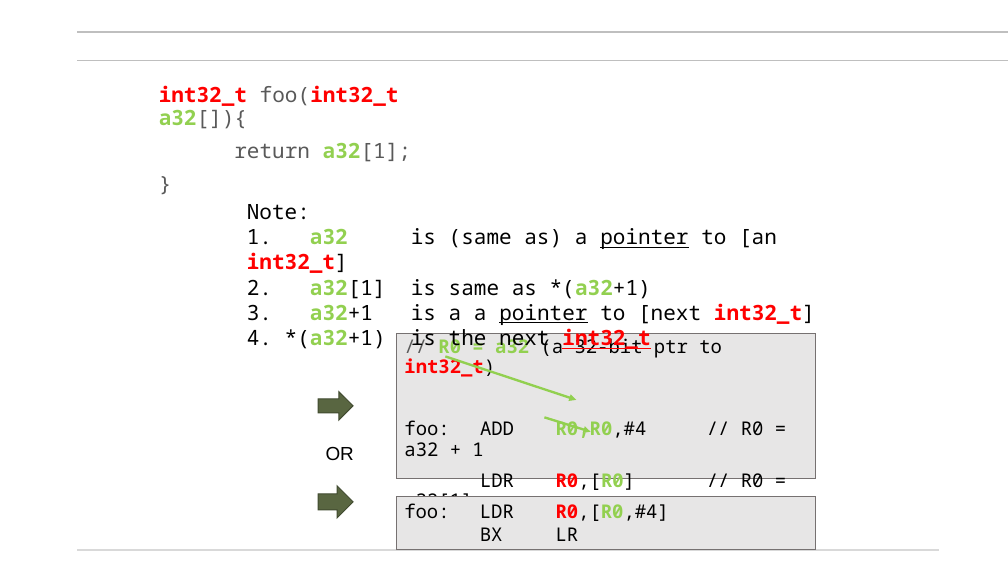
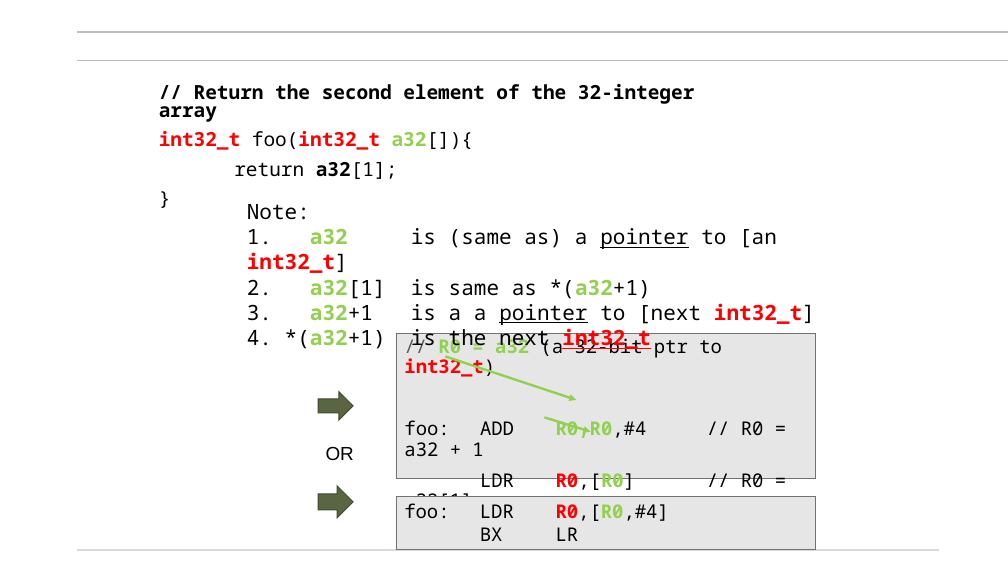
Before and after one commit to mikegrace2/CSEN20-Fall2026-Course-Website, a slide deck: slide 48 of Week03_CopyingData/Ch04_CopyingData_V4.pptx (slide 49 before the commit). Drawn at 1008x567 pixels with LibreOffice and Linux fonts; fonts in the diff are those of the drawing; background and template pictures are left out. Boxes give left, top, right and bottom in pixels: in the first picture for what was removed or moved away, otherwise in the second. Text is boxed around its words. In the diff, an @@ line names an element or a change of style, - is before the commit and + after.

```diff
--- a/Week03_CopyingData/Ch04_CopyingData_V4.pptx
+++ b/Week03_CopyingData/Ch04_CopyingData_V4.pptx
@@ text at [159,84,694,122]: paragraph added @@
+// Return the second element of the 32-integer array
@@ text at [159,131,473,179]: size 20 to 18.5 pt in "int32_t foo(int32_t a32[]){", "return a32[1];", "}"; text colour #595959 to #000000 in "foo(int32_t a32[]){", "return a32[1];", "}"; text colour #92D050 to #000000 in "a32[1];"; line spacing 0.9 to 0.8 @@
```
Also in this commit, not shown: 9 other slides changed, 1 other file.
